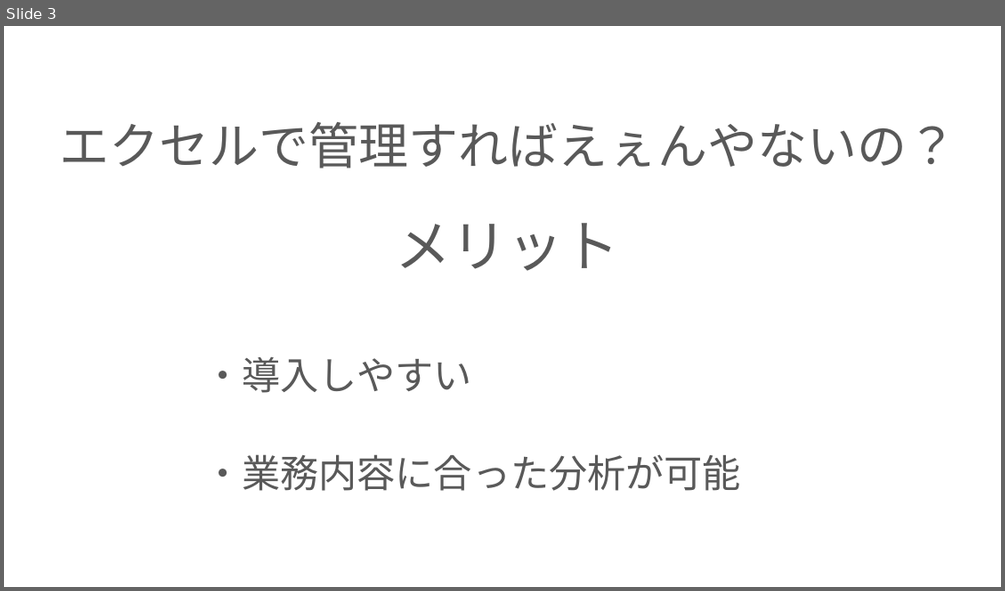
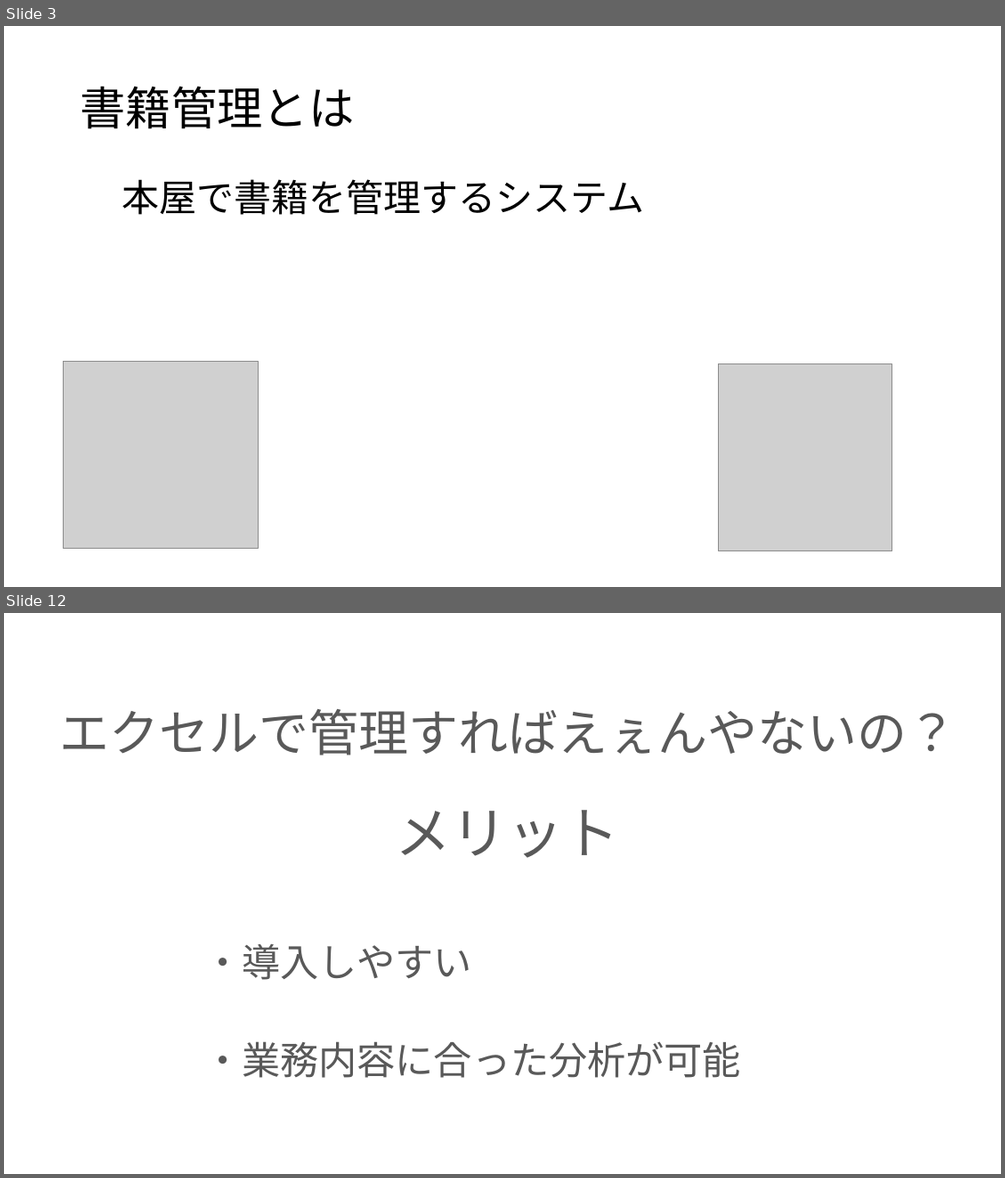
Before and after one commit to ivy239007/PG-, a slide deck: プレゼン/プレゼン資料.pptx. Shown one above the other, each under a label of ours: slide 3 before the commit, slides 3 and 12 after it; the slides between them are not shown. The pictures are 1005x591 and 1005x1178 pixels, drawn with LibreOffice and Linux fonts; fonts in the diff are those of the drawing; grey boxes stand for pictures; background and template pictures are left out. Boxes give left, top, right and bottom in pixels: in the first picture for what was removed or moved away, otherwise in the second. Text is boxed around its words. In the diff, an @@ line names an element or a change of style, - is before the commit and + after.

```diff
--- a/プレゼン/プレゼン資料.pptx
+++ b/プレゼン/プレゼン資料.pptx
@@ slide 3 added at (4, 26, 1001, 587), background picture (left out) @@
@@ title added at (80, 86, 354, 129), 44 pt, text #000000 @@
+書籍管理とは
@@ text added at (122, 179, 645, 215), 36 pt, text #000000 @@
+本屋で書籍を管理するシステム
@@ picture added at (63, 361, 259, 548) @@
@@ picture added at (718, 364, 892, 551) @@
@@ what was slide 3 is now slide 12 @@
```
Also in this commit, not shown: 3 slides changed, 8 other slides added.
